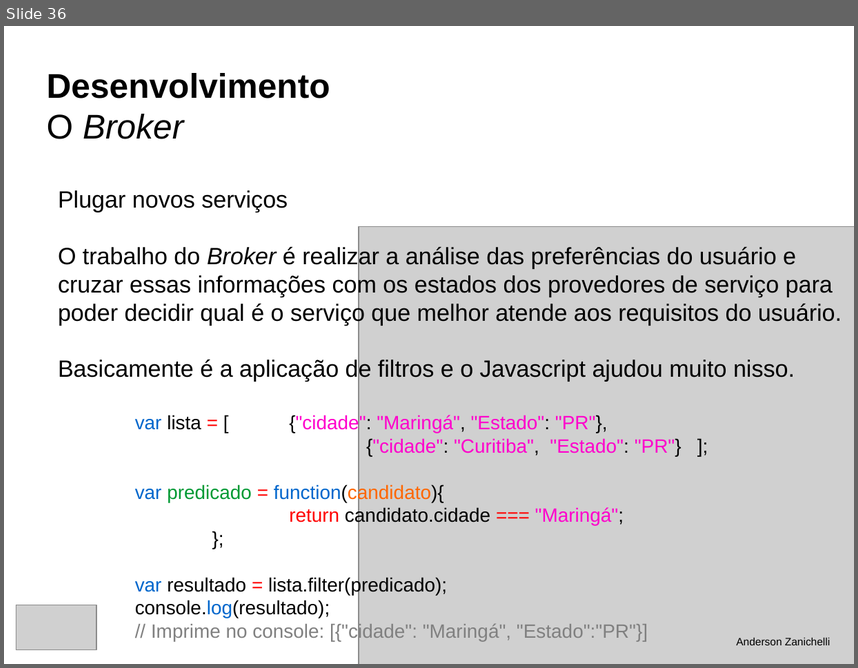
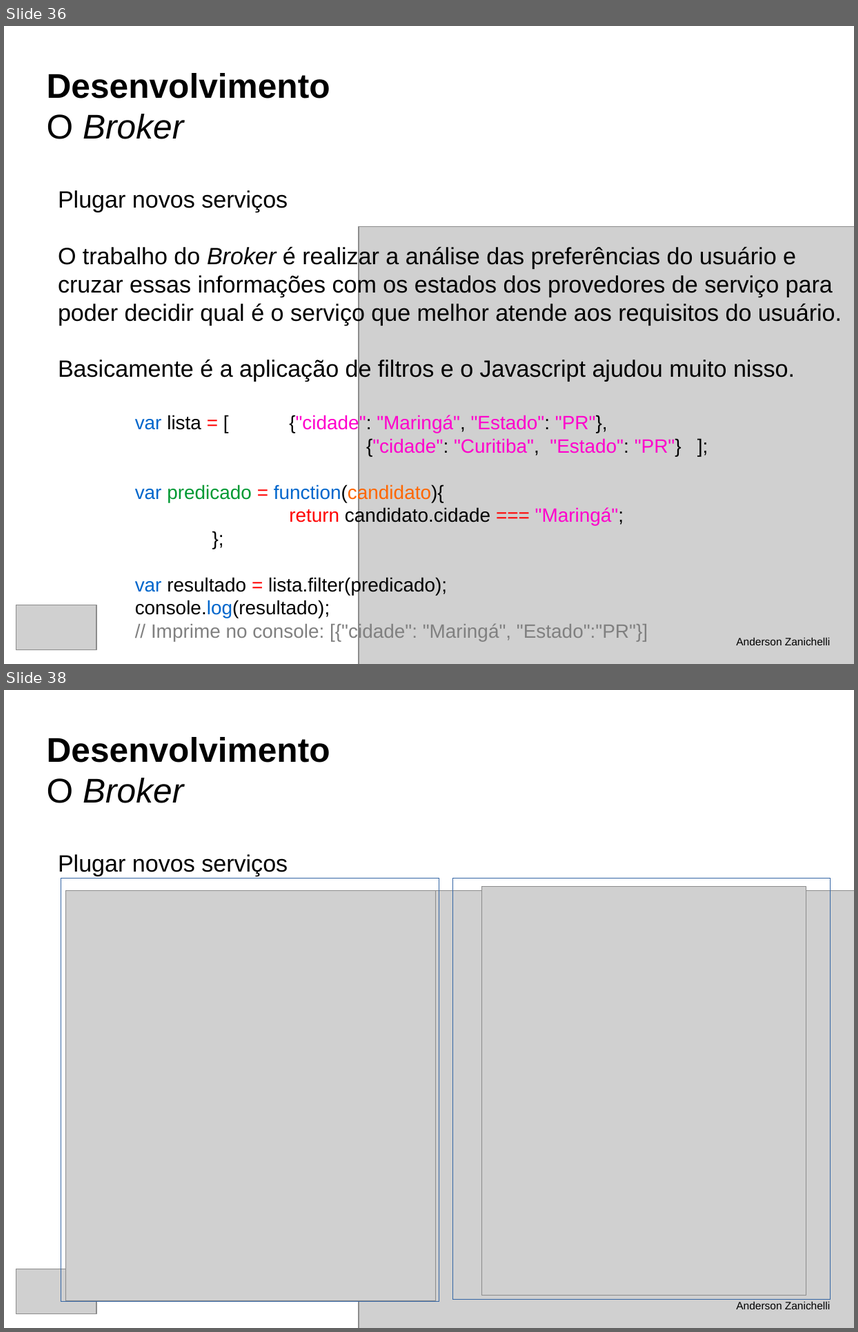
Before and after one commit to andersonzanichelli/tcc-informatica, a slide deck: defesa.odp. Shown one above the other, each under a label of ours: slide 36 before the commit, slides 36 and 38 after it; the slides between them are not shown. The pictures are 858x668 and 858x1332 pixels, drawn with LibreOffice and Linux fonts; fonts in the diff are those of the drawing; grey boxes stand for pictures. Boxes give left, top, right and bottom in pixels: in the first picture for what was removed or moved away, otherwise in the second. Text is boxed around its words. In the diff, an @@ line names an element or a change of style, - is before the commit and + after.

```diff
--- a/defesa.odp
+++ b/defesa.odp
@@ slide 38 added at (4, 690, 854, 1328), background #FFFFFF @@
@@ title added at (47, 737, 330, 803), 32 pt, text #000000, bold @@
+Desenvolvimento
+O Broker
@@ text added at (58, 854, 288, 876), 22 pt, text #000000 @@
+Plugar novos serviços
@@ rectangle added at (61, 878, 439, 1301), outline #3465A4 0 pt @@
@@ picture added at (65, 891, 436, 1301) @@
@@ picture added at (359, 891, 854, 1328) @@
@@ rectangle added at (453, 878, 831, 1299), outline #3465A4 0 pt @@
@@ picture added at (482, 886, 806, 1294) @@
@@ picture added at (16, 1268, 96, 1314) @@
@@ text added at (736, 1301, 830, 1309), 10 pt, text #000000 @@
+Anderson Zanichelli
```
Also in this commit, not shown: 2 slides changed, 7 other slides added, 1 slide removed, 5 other files.
